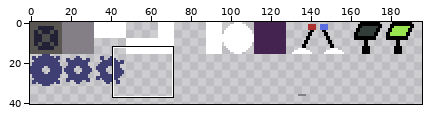
File history of a pixel-art file, assets/tiles.aseprite. The first picture is a wide view before the edit; the outline marks the close-up.
Close-up. As it was:
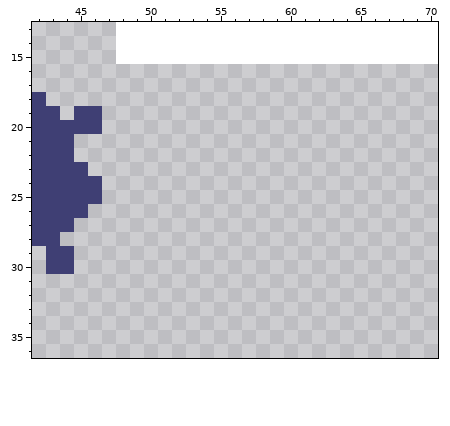
256x256 pixels, 1 frame. Shown: x 42..70, y 13..36. The wide view leaves out empty margins.
New version:
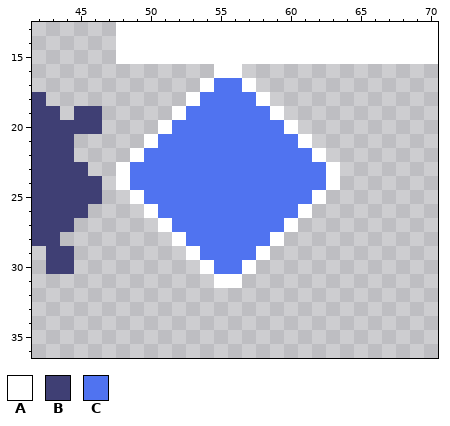
Palette (. is transparent): A #ffffff  B #3f3f74  C #5073f0
The exact change:
Changed rows in their new state; - is an unchanged pixel.
first column x 48:
16 -------AA-------
17 ------ACCA------
18 -----ACCCCA-----
19 ----ACCCCCCA----
20 ---ACCCCCCCCA---
21 --ACCCCCCCCCCA--
22 -ACCCCCCCCCCCCA-
23 ACCCCCCCCCCCCCCA
24 ACCCCCCCCCCCCCCA
25 -ACCCCCCCCCCCCA-
26 --ACCCCCCCCCCA--
27 ---ACCCCCCCCA---
28 ----ACCCCCCA----
29 -----ACCCCA-----
30 ------ACCA------
31 -------AA-------
